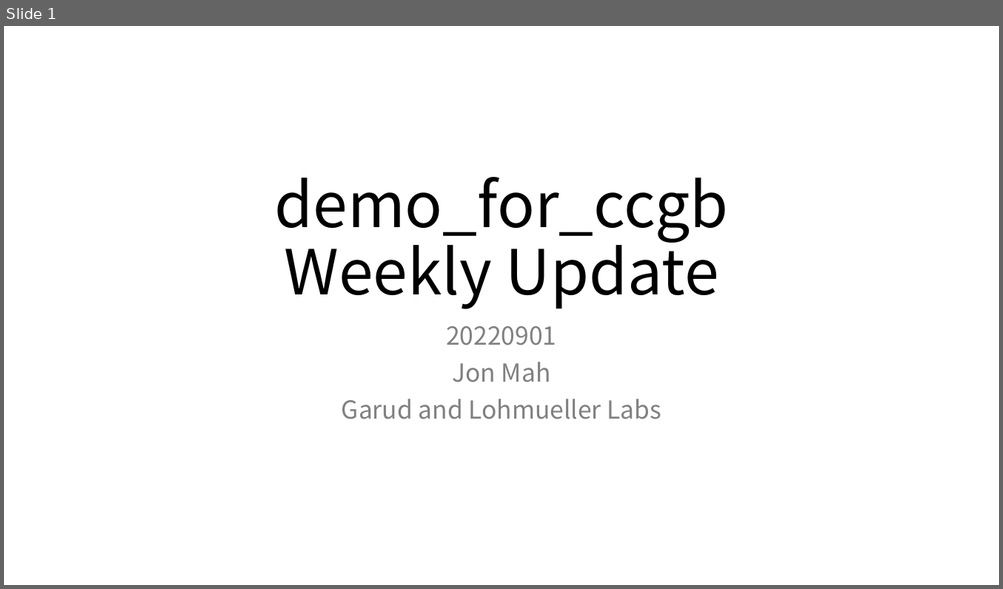
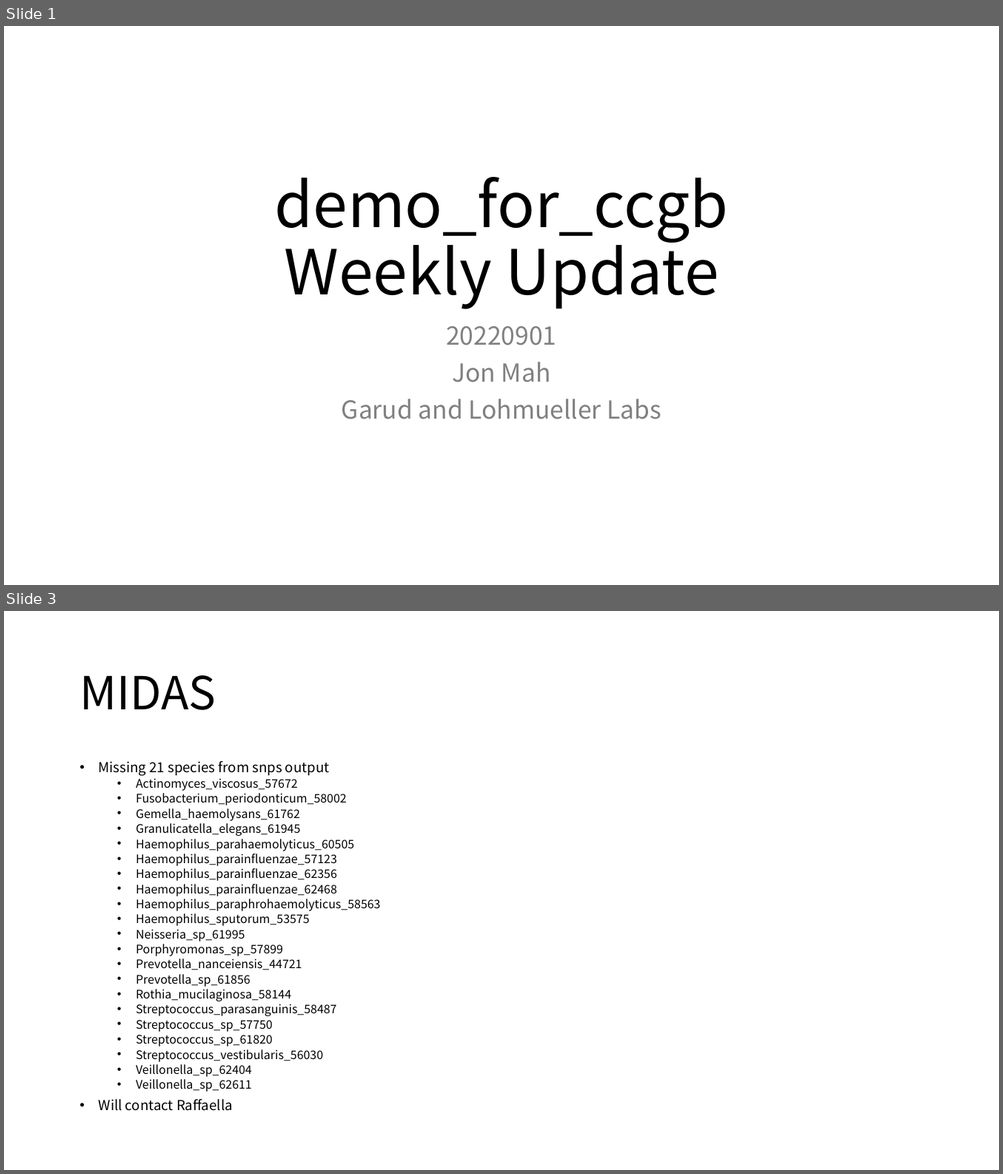
Before and after one commit to jon-mah/demo_for_ccgb, a slide deck: Summary/20220901_microbiome_demographic_slides.pptx. Shown one above the other, each under a label of ours: slide 1 before the commit, slides 1 and 3 after it; the slides between them are not shown. The pictures are 1003x589 and 1003x1174 pixels, drawn with LibreOffice and Linux fonts; fonts in the diff are those of the drawing. Boxes give left, top, right and bottom in pixels: in the first picture for what was removed or moved away, otherwise in the second. Text is boxed around its words. In the diff, an @@ line names an element or a change of style, - is before the commit and + after.

```diff
--- a/Summary/20220901_microbiome_demographic_slides.pptx
+++ b/Summary/20220901_microbiome_demographic_slides.pptx
@@ slide 3 added at [4, 611, 999, 1170], background #FFFFFF @@
@@ title added at [79, 675, 216, 710], 44 pt, text #000000 @@
+MIDAS
@@ text added at [99, 761, 380, 1111], 11.4 pt, text #000000 @@
+• Missing 21 species from snps output
+  • Actinomyces_viscosus_57672
+  • Fusobacterium_periodonticum_58002
+  • Gemella_haemolysans_61762
+  • Granulicatella_elegans_61945
+  • Haemophilus_parahaemolyticus_60505
+  • Haemophilus_parainfluenzae_57123
+  • Haemophilus_parainfluenzae_62356
+  • Haemophilus_parainfluenzae_62468
+  • Haemophilus_paraphrohaemolyticus_58563
+  • Haemophilus_sputorum_53575
+  • Neisseria_sp_61995
+  • Porphyromonas_sp_57899
+  • Prevotella_nanceiensis_44721
+  • Prevotella_sp_61856
+  • Rothia_mucilaginosa_58144
+  • Streptococcus_parasanguinis_58487
+  • Streptococcus_sp_57750
+  • Streptococcus_sp_61820
+  • Streptococcus_vestibularis_56030
+  • Veillonella_sp_62404
+  • Veillonella_sp_62611
+• Will contact Raffaella
```
Also in this commit, not shown: 4 slides changed, 3 other slides added, 1 other file.
